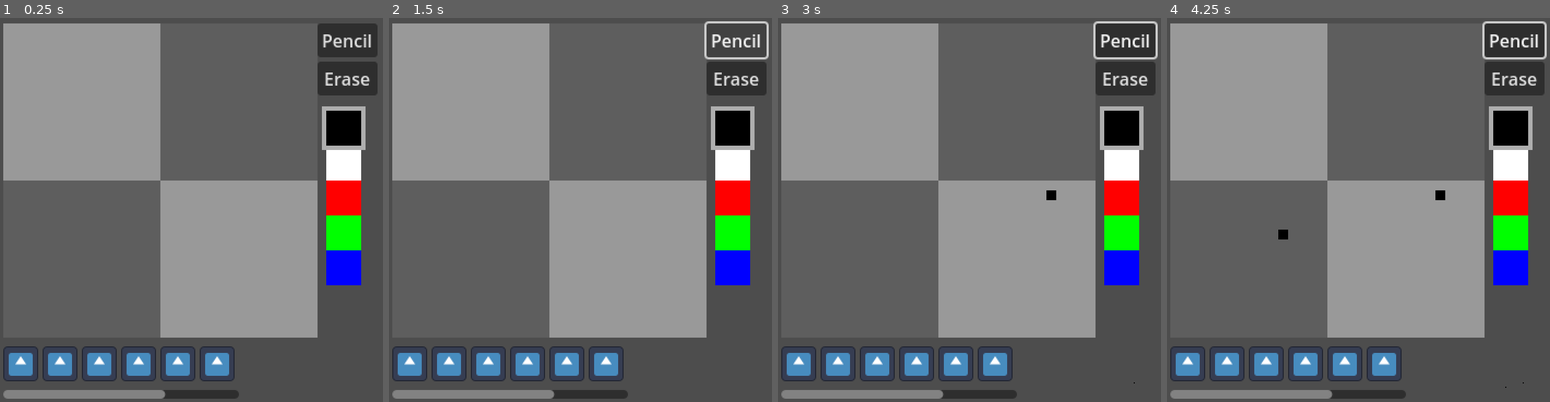
Above: before the commit, frames 1-4 (left to right).
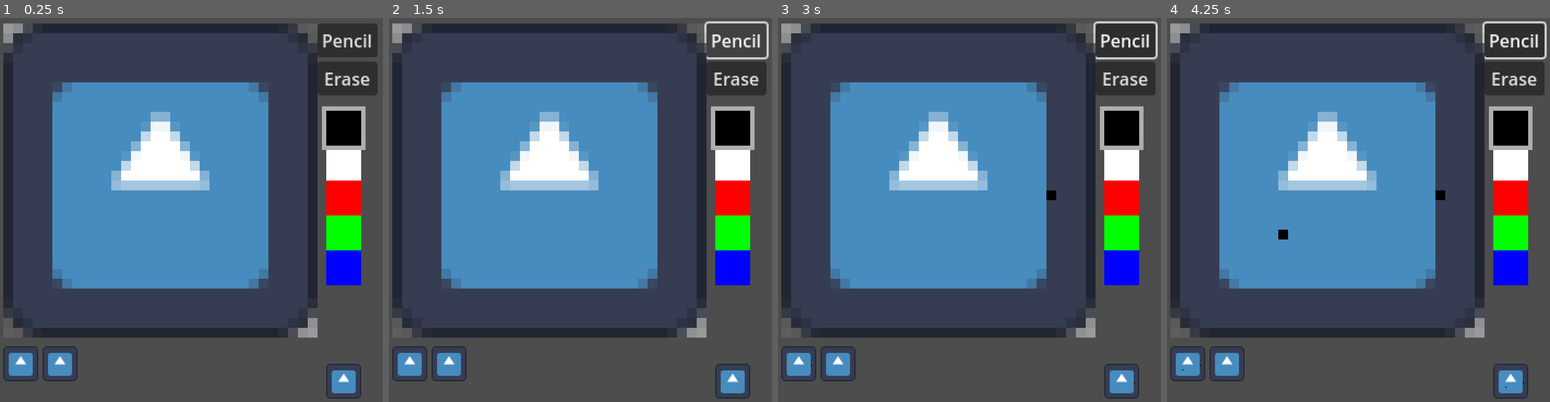
Above: after the commit, the same moments.

Repository: kennethbchen/Fireworkshop-Game
Game: Godot game, scene res://main.tscn
The game is run twice, just before and just after one commit, with the same random seed, the same clock (stepped at 60 frames per second) and the same inputs. The engine's default icon, where the game draws it, is replaced by a stand-in: a white triangle on a blue panel in a dark square.
Inputs (mouse positions are in pixels of both pictures, inside the frame that each line leads up to):
- Up to frame 1 (0.25 s): no input
- Up to frame 2 (1.5 s): click "Pencil" at 0.5 s; click "Pencil" at 1.25 s
- Up to frame 3 (3 s): click "Pencil" at 2 s; tap Enter at 2.75 s; move the mouse to (1053, 190) at 2.77 s; click (1053, 190) at 2.92 s
- Up to frame 4 (4.25 s): tap Space at 3.5 s; move the mouse to (1278, 229) at 3.52 s; click (1278, 229) at 3.67 s

The runs differ from the first frame. In frame 1, 70% of the frame differs, in the area x 0-95%, y 1-100%; in frame 2, 70%; in frame 3, 70%; in frame 4, 70%.

Commit message:
Started implementing flipbook navigator

Diff:
--- a/main.tscn
+++ b/main.tscn
@@ -10,6 +10,20 @@
 [ext_resource type="Script" path="res://scripts/swatch_picker.gd" id="6_f3tm5"]
 [ext_resource type="Texture2D" uid="uid://ct8wdx0sna33v" path="res://icon.svg" id="8_75yju"]
 [ext_resource type="Script" path="res://scripts/flipbook_navigator.gd" id="9_2c0ij"]
+
+[sub_resource type="SpriteFrames" id="SpriteFrames_b3neo"]
+animations = [{
+"frames": [{
+"duration": 1.0,
+"texture": ExtResource("8_75yju")
+}, {
+"duration": 1.0,
+"texture": ExtResource("8_75yju")
+}],
+"loop": true,
+"name": &"default",
+"speed": 5.0
+}]
 
 [sub_resource type="StyleBoxFlat" id="StyleBoxFlat_tom0t"]
 bg_color = Color(1, 1, 1, 0)
@@ -35,6 +49,7 @@
 [node name="PlayerData" type="Node" parent="."]
 unique_name_in_owner = true
 script = ExtResource("1_2o573")
+flipbooks = Array[SpriteFrames]([SubResource("SpriteFrames_b3neo")])
 
 [node name="TempSprite" type="Sprite2D" parent="PlayerData"]
 position = Vector2(320, 336)
@@ -165,63 +180,11 @@
 layout_mode = 2
 script = ExtResource("9_2c0ij")
 
-[node name="TextureRect2" type="TextureRect" parent="CanvasLayer/ScrollContainer/VBoxContainer/HBoxContainer"]
-layout_mode = 2
-texture = ExtResource("8_75yju")
-stretch_mode = 5
-
-[node name="TextureRect3" type="TextureRect" parent="CanvasLayer/ScrollContainer/VBoxContainer/HBoxContainer"]
-layout_mode = 2
-size_flags_horizontal = 3
-texture = ExtResource("8_75yju")
-stretch_mode = 5
-
-[node name="TextureRect4" type="TextureRect" parent="CanvasLayer/ScrollContainer/VBoxContainer/HBoxContainer"]
-layout_mode = 2
-size_flags_horizontal = 3
-texture = ExtResource("8_75yju")
-stretch_mode = 5
-
-[node name="TextureRect5" type="TextureRect" parent="CanvasLayer/ScrollContainer/VBoxContainer/HBoxContainer"]
-layout_mode = 2
-size_flags_horizontal = 3
-texture = ExtResource("8_75yju")
-stretch_mode = 5
-
-[node name="TextureRect6" type="TextureRect" parent="CanvasLayer/ScrollContainer/VBoxContainer/HBoxContainer"]
-layout_mode = 2
-size_flags_horizontal = 3
-texture = ExtResource("8_75yju")
-stretch_mode = 5
-
-[node name="TextureRect7" type="TextureRect" parent="CanvasLayer/ScrollContainer/VBoxContainer/HBoxContainer"]
-layout_mode = 2
-size_flags_horizontal = 3
-texture = ExtResource("8_75yju")
-stretch_mode = 5
-
-[node name="TextureRect8" type="TextureRect" parent="CanvasLayer/ScrollContainer/VBoxContainer/HBoxContainer"]
-layout_mode = 2
-size_flags_horizontal = 3
-texture = ExtResource("8_75yju")
-stretch_mode = 5
-
-[node name="TextureRect9" type="TextureRect" parent="CanvasLayer/ScrollContainer/VBoxContainer/HBoxContainer"]
-layout_mode = 2
-size_flags_horizontal = 3
-texture = ExtResource("8_75yju")
-stretch_mode = 5
-
-[node name="TextureRect10" type="TextureRect" parent="CanvasLayer/ScrollContainer/VBoxContainer/HBoxContainer"]
-layout_mode = 2
-size_flags_horizontal = 3
-texture = ExtResource("8_75yju")
-stretch_mode = 5
-
 [node name="HSeparator" type="HSeparator" parent="CanvasLayer/ScrollContainer/VBoxContainer"]
 layout_mode = 2
 theme_override_styles/separator = SubResource("StyleBoxEmpty_k72q8")
 
+[connection signal="current_flipbook_changed" from="PlayerData" to="CanvasLayer/ScrollContainer/VBoxContainer/HBoxContainer" method="_on_current_flipbook_changed"]
 [connection signal="current_frame_changed" from="PlayerData" to="CanvasLayer/DrawingArea" method="_on_current_frame_changed"]
 [connection signal="pressed" from="CanvasLayer/Tools/PencilButton" to="PlayerControls" method="change_tool_from_name" binds= ["pencil"]]
 [connection signal="pressed" from="CanvasLayer/Tools/EraserButton" to="PlayerControls" method="change_tool_from_name" binds= ["eraser"]]
--- a/scripts/flipbook_navigator.gd
+++ b/scripts/flipbook_navigator.gd
@@ -10,7 +10,22 @@
 func _process(delta):
 	pass
 
-func _on_current_flipbook_changed():
+func _on_current_flipbook_changed(new_flipbook: SpriteFrames):
+
+	# Make sure that number of texture_rect children match the new flipbook's frame count
+	if get_child_count() > new_flipbook.get_frame_count("default"):
+		# Remove excess children
+		for i in range(get_child_count() - new_flipbook.get_frame_count("default")):
+			var child = get_children().pop_back()
+			child.queue_free()
+
+	if get_child_count() < new_flipbook.get_frame_count("default"):
+		# Add more children
+		for i in range(new_flipbook.get_frame_count("default") - get_child_count()):
+
+			var child = TextureRect.new()
+			add_child(child)
 
 	# Display new frames
-	pass
+	for i in range(new_flipbook.get_frame_count("default")):
+		get_children()[i].texture = new_flipbook.get_frame_texture("default", i)
--- a/scripts/player_data.gd
+++ b/scripts/player_data.gd
@@ -16,6 +16,15 @@
 
 	if flipbooks.size() <= 0:
 		append_blank_flipbook()
+	else:
+		# Make sure that all flipbooks have ImageTextures that can be edited
+
+		for flipbook in flipbooks:
+			for i in range(flipbook.get_frame_count("default")):
+				if flipbook.get_frame_texture("default", i) is CompressedTexture2D:
+					var new_texture = ImageTexture.create_from_image(flipbook.get_frame_texture("default", i).get_image())
+
+					flipbook.set_frame("default", i, new_texture)
 
 	select_flipbook(0)
 	select_frame(0)
Not shown: 1 places in main.tscn that only renumber resources
